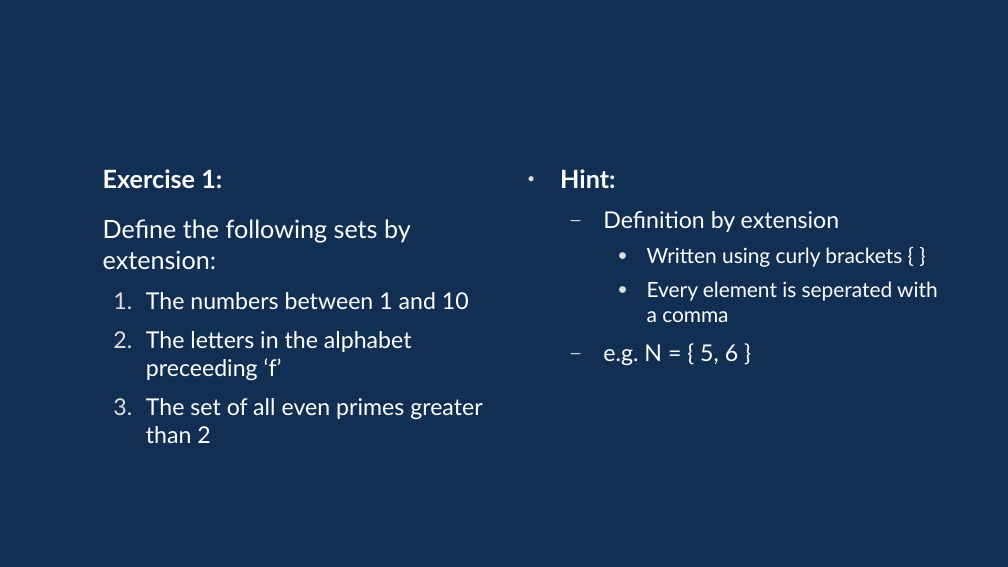
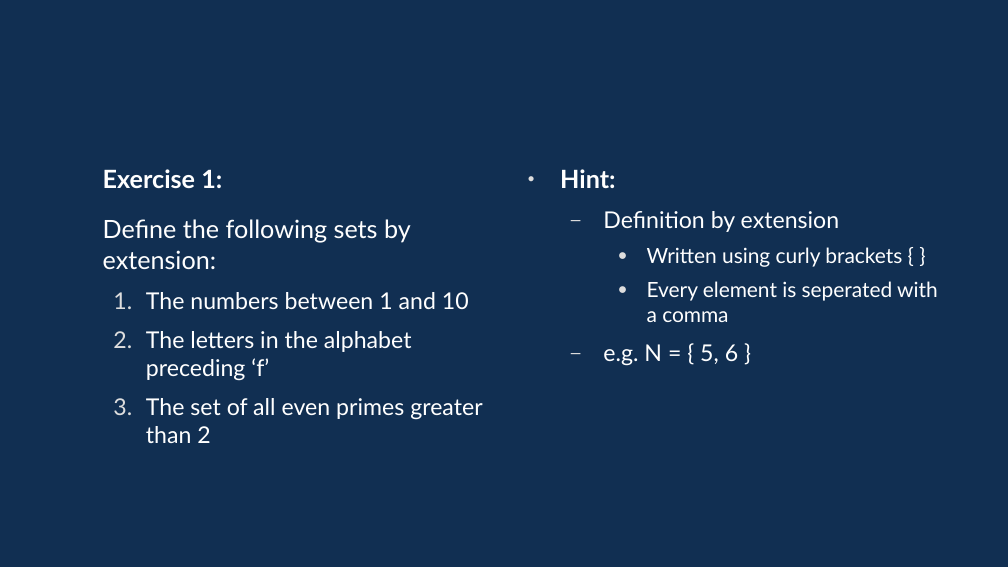
Before and after one commit to davidgundry/maths22-23, a slide deck: slide 9 of slides/maths-6-set-theory.odp. Drawn at 1008x567 pixels with LibreOffice and Linux fonts; fonts in the diff are those of the drawing. Boxes give left, top, right and bottom in pixels: in the first picture for what was removed or moved away, otherwise in the second. Text is boxed around its words. In the diff, an @@ line names an element or a change of style, - is before the commit and + after.

```diff
--- a/slides/maths-6-set-theory.odp
+++ b/slides/maths-6-set-theory.odp
@@ text at (146, 331, 412, 381): text changed @@
-  2. The letters in the alphabet preceeding ‘f’
+  2. The letters in the alphabet preceding ‘f’
```
Also in this commit, not shown: 7 other slides changed.
